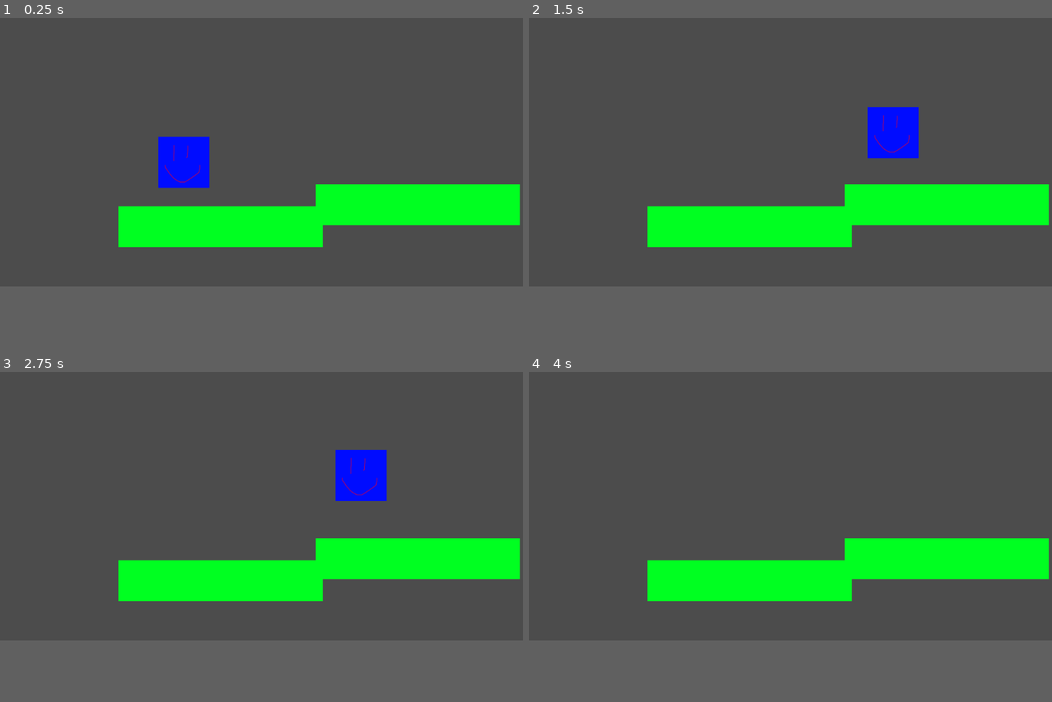
Above: before the commit, frames 1-4 (two rows, left to right).
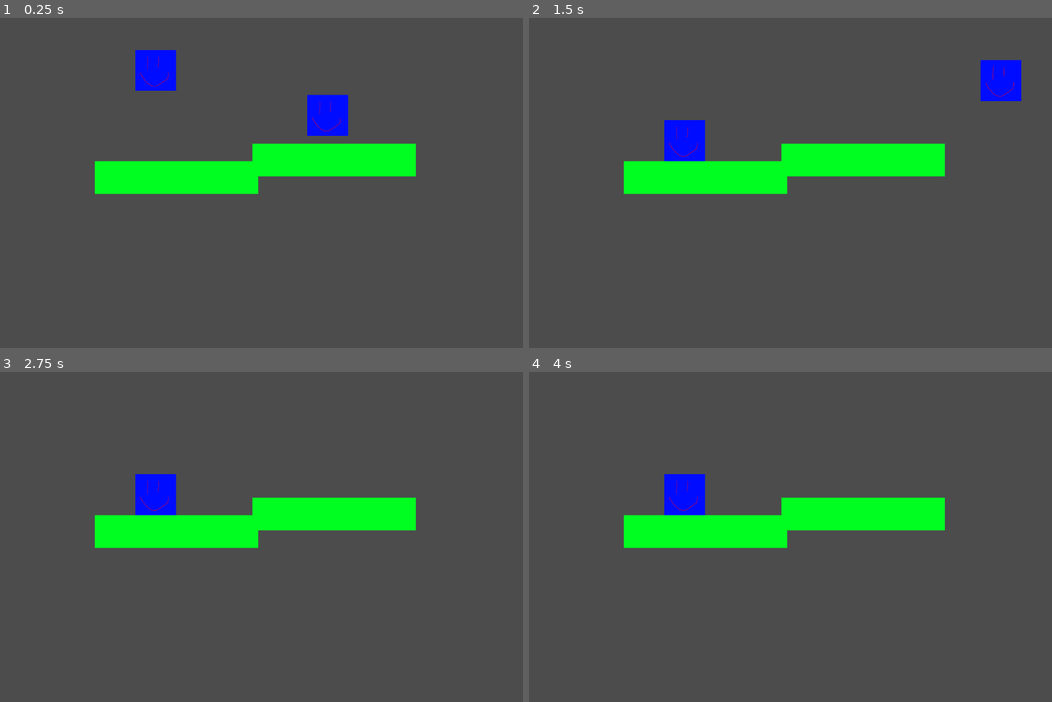
Above: after the commit, the same moments.

Repository: NitroGuy10/Chillennium2023
Game: Godot game, scene res://assets/Levels/Test_Level.tscn
Same seed, same stepped clock (60 frames per second), same inputs: the game is played once before the commit and once after it.
Inputs:
- Up to frame 1 (0.25 s): no input
- Up to frame 2 (1.5 s): hold Right (ui_right) from 0.53 s (still down); tap Up (ui_up) at 0.6, 0.77, 1.07, 1.35 s
- Up to frame 3 (2.75 s): tap Up (ui_up) at 1.52, 1.82, 2.1 s; release Right (ui_right) at 2.03 s; hold Left (ui_left) from 2.03 s (still down)
- Up to frame 4 (4 s): release Left (ui_left) at 2.78 s; hold Right (ui_right) from 2.78 s (still down); tap Up (ui_up) at 2.85, 3.02, 3.32, 3.6, 3.77 s
In our replay, the window is 800x468 before the commit and 800x562 after it. These sizes can differ from the game's own. Grey fills any space a smaller window leaves; there, only what the larger window draws over its background counts as a difference.

The runs differ from the first frame. In frame 1, 19% of the frame differs, in the area x 18-100%, y 9-70%; in frame 2, 19%, in the area x 18-100%, y 12-70%; in frame 3, 18%; in frame 4, 17%.

Commit message:
two players now

Diff:
--- a/assets/Levels/Test_Level.tscn
+++ b/assets/Levels/Test_Level.tscn
@@ -14,5 +14,10 @@
 scale = Vector2( 1, 0.2 )
 
 [node name="Player" parent="." instance=ExtResource( 1 )]
-position = Vector2( 360, 304 )
+position = Vector2( 802, 278 )
 scale = Vector2( 0.5, 0.5 )
+
+[node name="Player2" parent="." instance=ExtResource( 1 )]
+position = Vector2( 381, 168 )
+scale = Vector2( 0.5, 0.5 )
+isPlayer2 = true
--- a/assets/Objects/Player.gd
+++ b/assets/Objects/Player.gd
@@ -4,6 +4,8 @@
 # Declare member variables here. Examples:
 # var a = 2
 # var b = "text"
+
+export var isPlayer2 = false
 
 
 # Called when the node enters the scene tree for the first time.
--- a/assets/Objects/Player.tscn
+++ b/assets/Objects/Player.tscn
@@ -1,7 +1,8 @@
-[gd_scene load_steps=5 format=2]
+[gd_scene load_steps=6 format=2]
 
 [ext_resource path="res://assets/Sprites/temp_player.png" type="Texture" id=1]
 [ext_resource path="res://assets/Objects/PlayerMovement.gd" type="Script" id=2]
+[ext_resource path="res://assets/Objects/Player.gd" type="Script" id=3]
 
 [sub_resource type="SpriteFrames" id=1]
 animations = [ {
@@ -16,6 +17,7 @@
 
 [node name="Player" type="Node2D"]
 scale = Vector2( 0.25, 0.25 )
+script = ExtResource( 3 )
 
 [node name="KinematicBody2D" type="KinematicBody2D" parent="."]
 script = ExtResource( 2 )
--- a/assets/Objects/PlayerMovement.gd
+++ b/assets/Objects/PlayerMovement.gd
@@ -4,6 +4,8 @@
 # Declare member variables here. Examples:
 # var a = 2
 # var b = "text"
+var isPlayer2 = false
+
 var jumpvelocity = 800.0
 var walkspeed = 100.0
 var horizontal_damping = 0.8
@@ -14,6 +16,7 @@
 
 # Called when the node enters the scene tree for the first time.
 func _ready():
+	isPlayer2 = get_parent().isPlayer2
 	pass # Replace with function body.
 
 
@@ -21,19 +24,27 @@
 #func _process(delta):
 #	pass
 
-func get_input():
-	if Input.is_action_pressed("ui_left"):
+func is_pressed_for_me(key_name: String):
+	if isPlayer2:
+		return Input.is_action_pressed(key_name + "_p2")
+	else:
+		return Input.is_action_pressed(key_name)
+
+func _physics_process(delta):
+	if is_pressed_for_me("ui_left"):
 		velocity.x -= walkspeed
-	elif Input.is_action_pressed("ui_right"):
+	elif is_pressed_for_me("ui_right"):
 		velocity.x += walkspeed
 	velocity.x *= horizontal_damping
 
-	if Input.is_action_just_pressed("ui_up"):
-		if is_on_floor():
-			velocity.y = -jumpvelocity
 
 
-func _physics_process(delta):
-	velocity.y += gravityscale * delta
-	get_input()
+	if is_on_floor():
+		if is_pressed_for_me("ui_up"):
+			velocity.y = -jumpvelocity
+		else:
+			velocity.y = 0
+	else:
+		velocity.y += gravityscale * delta
+
 	move_and_slide(velocity, Vector2.UP)
--- a/project.godot
+++ b/project.godot
@@ -14,6 +14,12 @@
 run/main_scene="res://assets/Levels/Test_Level.tscn"
 config/icon="res://icon.png"
 
+[display]
+
+window/size/width=1280
+window/size/height=900
+window/size/resizable=false
+
 [gui]
 
 common/drop_mouse_on_gui_input_disabled=true
@@ -23,29 +29,41 @@
 ui_left={
 "deadzone": 0.5,
 "events": [ Object(InputEventKey,"resource_local_to_scene":false,"resource_name":"","device":0,"alt":false,"shift":false,"control":false,"meta":false,"command":false,"pressed":false,"scancode":16777231,"physical_scancode":0,"unicode":0,"echo":false,"script":null)
-, Object(InputEventJoypadButton,"resource_local_to_scene":false,"resource_name":"","device":0,"button_index":14,"pressure":0.0,"pressed":false,"script":null)
-, Object(InputEventKey,"resource_local_to_scene":false,"resource_name":"","device":0,"alt":false,"shift":false,"control":false,"meta":false,"command":false,"pressed":false,"scancode":65,"physical_scancode":0,"unicode":0,"echo":false,"script":null)
  ]
 }
 ui_right={
 "deadzone": 0.5,
 "events": [ Object(InputEventKey,"resource_local_to_scene":false,"resource_name":"","device":0,"alt":false,"shift":false,"control":false,"meta":false,"command":false,"pressed":false,"scancode":16777233,"physical_scancode":0,"unicode":0,"echo":false,"script":null)
-, Object(InputEventJoypadButton,"resource_local_to_scene":false,"resource_name":"","device":0,"button_index":15,"pressure":0.0,"pressed":false,"script":null)
-, Object(InputEventKey,"resource_local_to_scene":false,"resource_name":"","device":0,"alt":false,"shift":false,"control":false,"meta":false,"command":false,"pressed":false,"scancode":68,"physical_scancode":0,"unicode":0,"echo":false,"script":null)
  ]
 }
 ui_up={
 "deadzone": 0.5,
 "events": [ Object(InputEventKey,"resource_local_to_scene":false,"resource_name":"","device":0,"alt":false,"shift":false,"control":false,"meta":false,"command":false,"pressed":false,"scancode":16777232,"physical_scancode":0,"unicode":0,"echo":false,"script":null)
-, Object(InputEventJoypadButton,"resource_local_to_scene":false,"resource_name":"","device":0,"button_index":12,"pressure":0.0,"pressed":false,"script":null)
-, Object(InputEventKey,"resource_local_to_scene":false,"resource_name":"","device":0,"alt":false,"shift":false,"control":false,"meta":false,"command":false,"pressed":false,"scancode":87,"physical_scancode":0,"unicode":0,"echo":false,"script":null)
  ]
 }
 ui_down={
 "deadzone": 0.5,
 "events": [ Object(InputEventKey,"resource_local_to_scene":false,"resource_name":"","device":0,"alt":false,"shift":false,"control":false,"meta":false,"command":false,"pressed":false,"scancode":16777234,"physical_scancode":0,"unicode":0,"echo":false,"script":null)
-, Object(InputEventJoypadButton,"resource_local_to_scene":false,"resource_name":"","device":0,"button_index":13,"pressure":0.0,"pressed":false,"script":null)
-, Object(InputEventKey,"resource_local_to_scene":false,"resource_name":"","device":0,"alt":false,"shift":false,"control":false,"meta":false,"command":false,"pressed":false,"scancode":83,"physical_scancode":0,"unicode":0,"echo":false,"script":null)
+ ]
+}
+ui_left_p2={
+"deadzone": 0.5,
+"events": [ Object(InputEventKey,"resource_local_to_scene":false,"resource_name":"","device":0,"alt":false,"shift":false,"control":false,"meta":false,"command":false,"pressed":false,"scancode":65,"physical_scancode":0,"unicode":0,"echo":false,"script":null)
+ ]
+}
+ui_right_p2={
+"deadzone": 0.5,
+"events": [ Object(InputEventKey,"resource_local_to_scene":false,"resource_name":"","device":0,"alt":false,"shift":false,"control":false,"meta":false,"command":false,"pressed":false,"scancode":68,"physical_scancode":0,"unicode":0,"echo":false,"script":null)
+ ]
+}
+ui_down_p2={
+"deadzone": 0.5,
+"events": [ Object(InputEventKey,"resource_local_to_scene":false,"resource_name":"","device":0,"alt":false,"shift":false,"control":false,"meta":false,"command":false,"pressed":false,"scancode":83,"physical_scancode":0,"unicode":0,"echo":false,"script":null)
+ ]
+}
+ui_up_p2={
+"deadzone": 0.5,
+"events": [ Object(InputEventKey,"resource_local_to_scene":false,"resource_name":"","device":0,"alt":false,"shift":false,"control":false,"meta":false,"command":false,"pressed":false,"scancode":87,"physical_scancode":0,"unicode":0,"echo":false,"script":null)
  ]
 }
 
